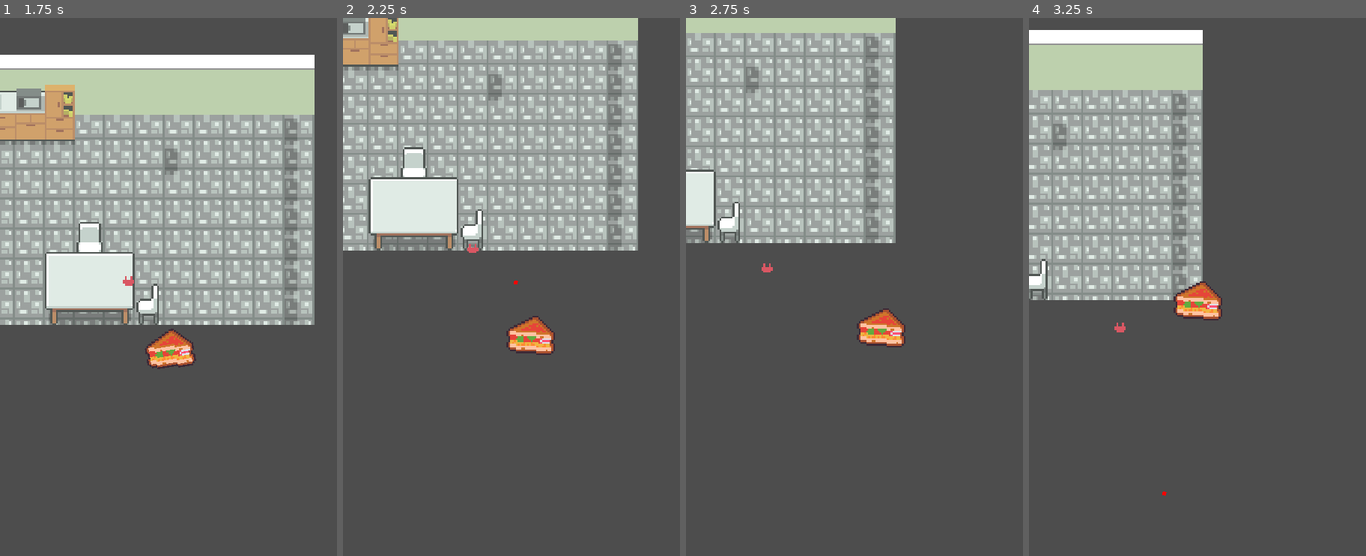
Above: before the commit, frames 1-4 (left to right).
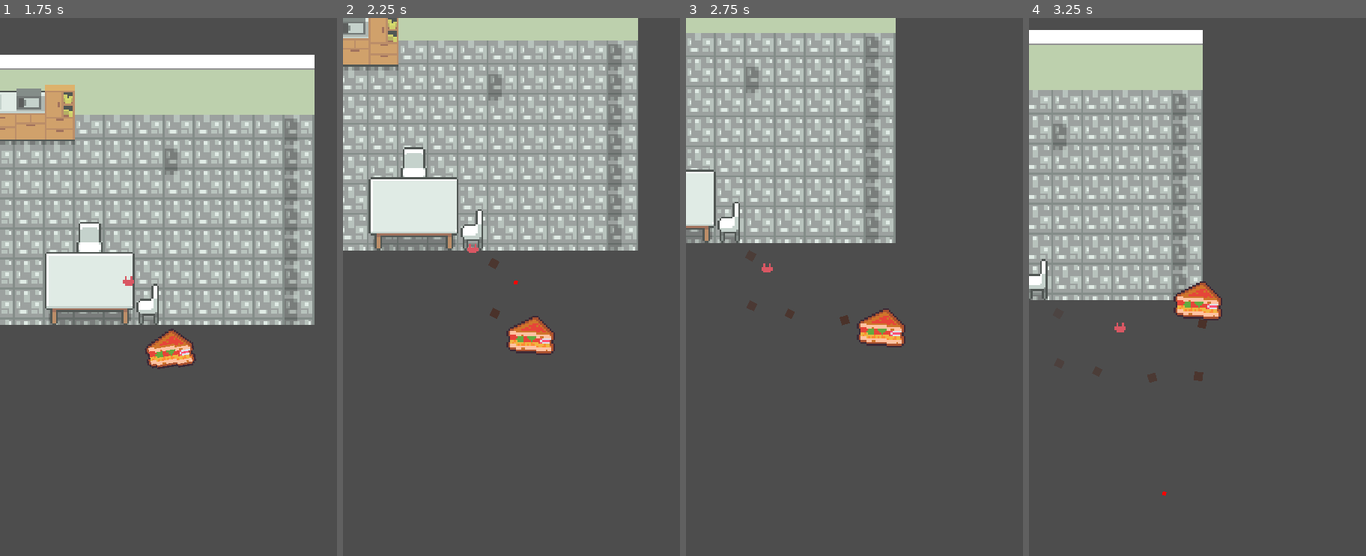
Above: after the commit, the same moments.

Repository: helenzhangyc/BurgerStrike
Game: Godot game, scene res://scenes/levels/Main.tscn
Two runs of this game, one before a commit and one after it. Both use one fixed random seed, a clock stepped at 60 frames per second and the inputs below.
Inputs (mouse positions are in pixels of both pictures, inside the frame that each line leads up to):
- Up to frame 1 (1.75 s): move the mouse to (242, 287) at 0.52 s; hold D (right) 0.53-1.28 s; tap Space (shoot) at 0.6, 1.35 s; move the mouse to (101, 346) at 1.27 s; hold S (down) from 1.28 s (still down)
- Up to frame 2 (2.25 s): move the mouse to (545, 184) at 2.02 s; release S (down) at 2.03 s; hold D (right) from 2.03 s (still down); tap Space (shoot) at 2.1 s
- Up to frame 3 (2.75 s): keep holding D (right)
- Up to frame 4 (3.25 s): move the mouse to (1180, 437) at 2.77 s; release D (right) at 2.78 s; hold W (up) from 2.78 s (still down); tap Space (shoot) at 2.85 s

Frame 1 is identical in both runs. In frame 2, less than 0.1% of the frame differs, in the area x 43-57%, y 44-56%; in frame 3, 0.1%; in frame 4, 0.1%, in the area x 35-53%, y 55-68%.

Commit message:
walk particles

Diff:
--- a/scenes/Globals.tscn
+++ b/scenes/Globals.tscn
@@ -10,3 +10,5 @@
 [node name="EnemyContainer" type="Node2D" parent="."]
 
 [node name="DropContainer" type="Node" parent="."]
+
+[node name="ParticleContainer" type="Node" parent="."]
--- a/scenes/Player.tscn
+++ b/scenes/Player.tscn
@@ -9,6 +9,8 @@
 [ext_resource type="Resource" uid="uid://gk7qypk05u23" path="res://resources/items/sauce/ketchup.tres" id="6_1m6i8"]
 [ext_resource type="AudioStream" uid="uid://nm8fkkasoa2e" path="res://audio/sfx/step_01.wav" id="8_uvkqu"]
 [ext_resource type="Script" path="res://scripts/WalkSFX.gd" id="9_6entu"]
+[ext_resource type="Script" path="res://scripts/WalkParticles.gd" id="10_4nsey"]
+[ext_resource type="PackedScene" uid="uid://bb3yr2vgs54hk" path="res://scenes/particles/WalkParticles.tscn" id="10_n4dqa"]
 
 [sub_resource type="RectangleShape2D" id="RectangleShape2D_w7vev"]
 size = Vector2(6, 7)
@@ -24,6 +26,10 @@
 
 [node name="BobbingTweener" parent="." node_paths=PackedStringArray("target") instance=ExtResource("3_ds64n")]
 target = NodePath("../Sprite2D")
+
+[node name="WalkParticles" type="Node2D" parent="."]
+script = ExtResource("10_4nsey")
+particle_scene = ExtResource("10_n4dqa")
 
 [node name="CollisionShape2D" type="CollisionShape2D" parent="."]
 position = Vector2(0, 0.5)
@@ -57,3 +63,5 @@
 [node name="WalkSFX" type="AudioStreamPlayer2D" parent="."]
 stream = ExtResource("8_uvkqu")
 script = ExtResource("9_6entu")
+
+[connection signal="footstep" from="BobbingTweener" to="WalkParticles" method="_on_bobbing_tweener_footstep"]
--- /dev/null
+++ b/scenes/particles/WalkParticles.tscn
@@ -0,0 +1,24 @@
+[gd_scene load_steps=3 format=3 uid="uid://bb3yr2vgs54hk"]
+
+[ext_resource type="Script" path="res://scripts/WalkParticles.gd" id="1_8egyq"]
+
+[sub_resource type="Gradient" id="Gradient_uskhj"]
+offsets = PackedFloat32Array(0.00534759, 0.967914)
+colors = PackedColorArray(0.576471, 0.345098, 0.243137, 0.709804, 0.576471, 0.345098, 0.243137, 0.0666667)
+
+[node name="WalkParticles" type="CPUParticles2D"]
+emitting = false
+amount = 1
+lifetime = 2.0
+one_shot = true
+emission_shape = 1
+emission_sphere_radius = 5.0
+spread = 180.0
+gravity = Vector2(0, 0)
+linear_accel_max = 8.55
+angle_max = 720.0
+scale_amount_min = 4.0
+scale_amount_max = 5.0
+color = Color(0.497648, 0.393649, 0.35381, 1)
+color_ramp = SubResource("Gradient_uskhj")
+script = ExtResource("1_8egyq")
--- a/scripts/Globals.gd
+++ b/scripts/Globals.gd
@@ -3,4 +3,5 @@
 @onready var bullet_container = $BulletContainer
 @onready var enemy_container = $EnemyContainer
 @onready var drop_container = $DropContainer
+@onready var particle_container = $ParticleContainer
 @onready var player = null
--- a/scripts/Player.gd
+++ b/scripts/Player.gd
@@ -3,7 +3,6 @@
 @export var bullet_scene: PackedScene = preload("res://scenes/PlayerBullet.tscn")
 @export var speed: float = 100
 @onready var bullet_spawn = $Marker2D
-
 var iframe_timer
 
 @onready var signal_bus = get_node("/root/SignalBus")
--- /dev/null
+++ b/scripts/WalkParticles.gd
@@ -0,0 +1,19 @@
+extends Node2D
+
+@export var particle_scene: PackedScene
+
+@onready var globals = get_node("/root/Globals")
+
+# func _ready():
+# 	print("bobbing tweener", $"../BobbingTweener")
+# 	$"../BobbingTweener".footstep.connect(_draw_footstep)
+#
+# func _draw_footstep():
+# 	var inst = particle_scene.instantiate()
+# 	globals.particle_container.add_child(inst)
+
+func _on_bobbing_tweener_footstep():
+	var inst = particle_scene.instantiate()
+	inst.global_position = global_position
+	inst.emitting = true
+	globals.particle_container.add_child(inst)
Not shown: 1 places in scenes/Player.tscn that only renumber resources
